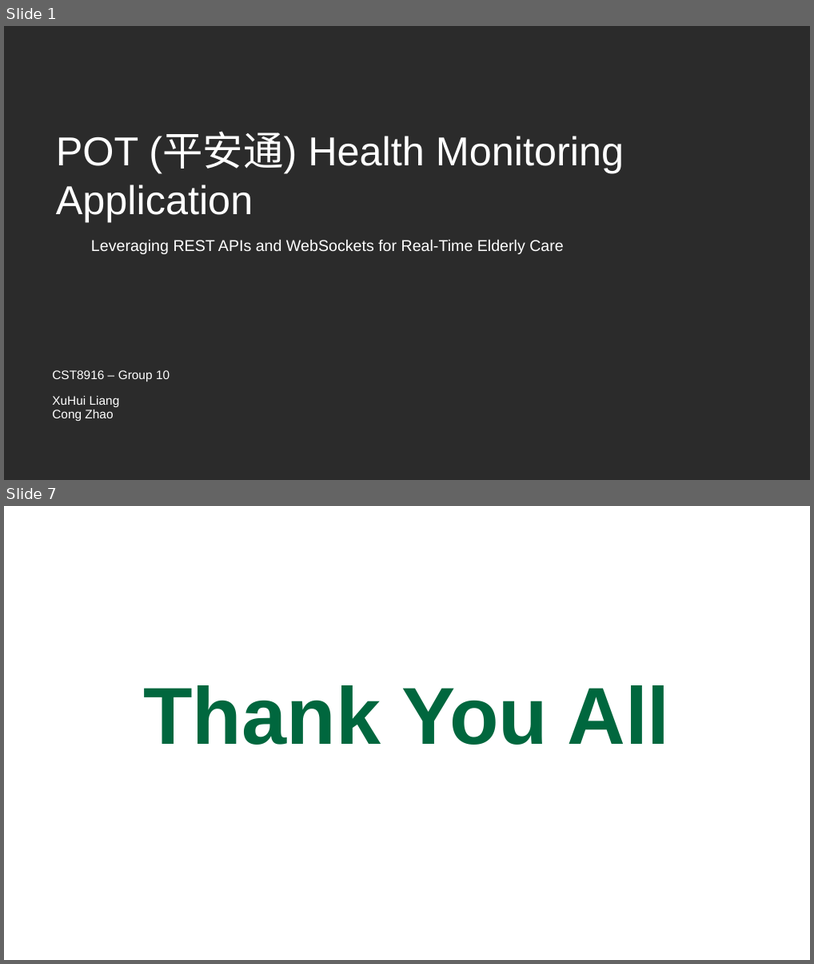
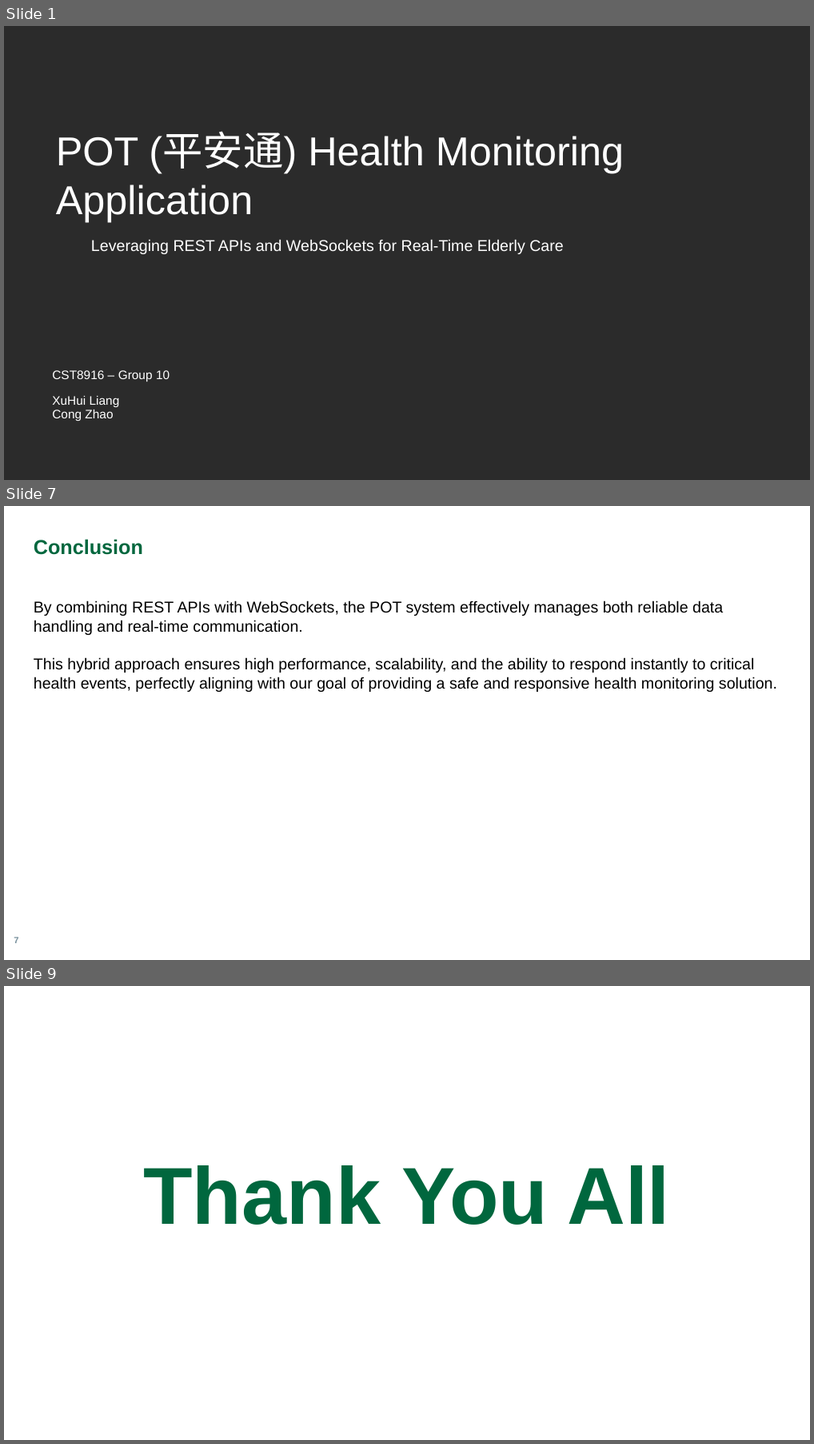
Before and after one commit to lian0138/CST8916_Assignment_1, a slide deck: Presentation.pptx. Shown one above the other, each under a label of ours: slides 1 and 7 before the commit, slides 1, 7 and 9 after it; the slides between them are not shown. The pictures are 814x964 and 814x1444 pixels, drawn with LibreOffice and Linux fonts; fonts in the diff are those of the drawing; background and template pictures are left out; a plain dark background stands for a picture behind light text. Boxes give left, top, right and bottom in pixels: in the first picture for what was removed or moved away, otherwise in the second. Text is boxed around its words. In the diff, an @@ line names an element or a change of style, - is before the commit and + after.

```diff
--- a/Presentation.pptx
+++ b/Presentation.pptx
@@ slide 7 added at (4, 506, 810, 960), background #FFFFFF @@
@@ text added at (34, 539, 143, 555), 18 pt, text #00673E, bold @@
+Conclusion
@@ text added at (34, 600, 778, 692), 14 pt, text #000000 @@
+By combining REST APIs with WebSockets, the POT system effectively manages both reliable data handling and real-time communication.
+This hybrid approach ensures high performance, scalability, and the ability to respond instantly to critical health events, perfectly aligning with our goal of providing a safe and responsive health monitoring solution.
@@ page number added at (14, 936, 18, 943), 8 pt, text #78909C, bold @@
+7
@@ what was slide 7 is now slide 9 @@
```
Also in this commit, not shown: 1 slide changed, 5 other slides added, 4 slides removed, 2 other files.
